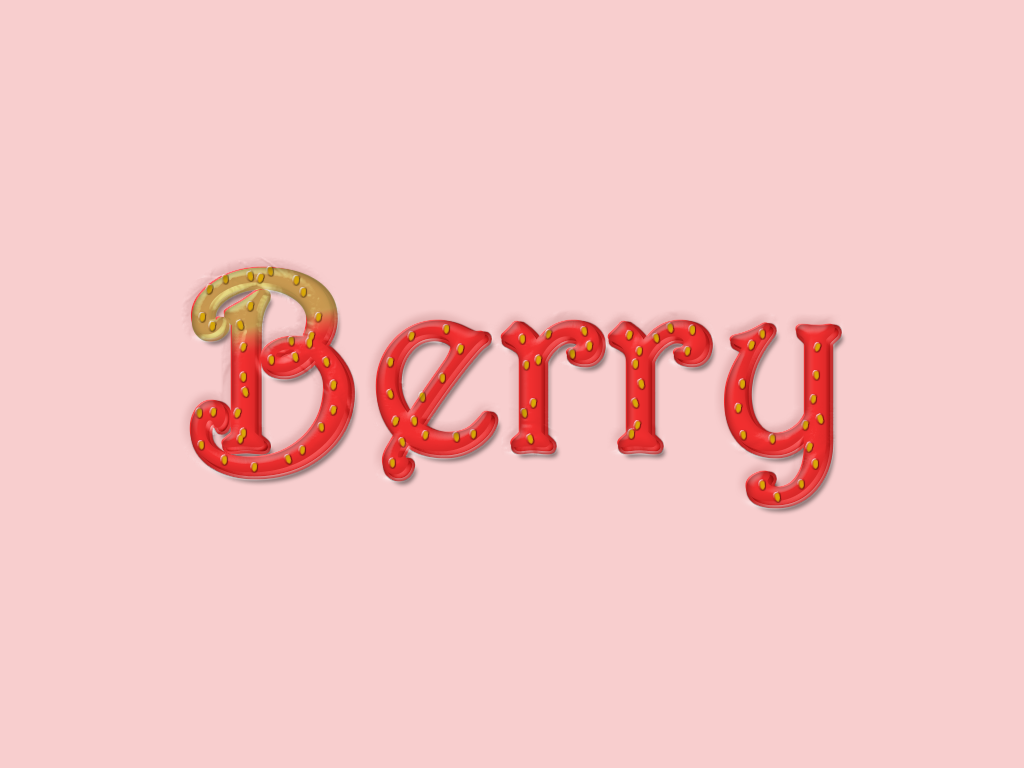
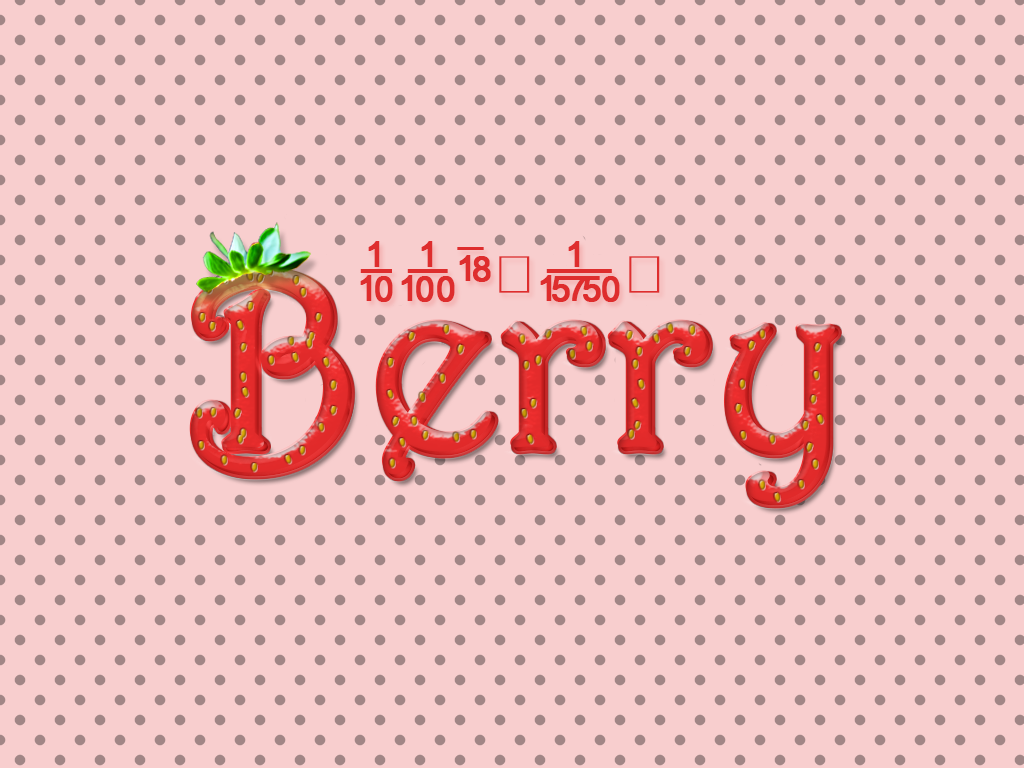
Two versions of the same layered image (1024×768). Layer-by-layer changes:
added layer "strave" above "Слой 3" over [360, 241, 660, 302]
added layer "Слой 3" above "Внутренняя тень" over [196, 222, 312, 292]
added layer "точки" (35%) above "Фон" over [0, 0, 1024, 766]